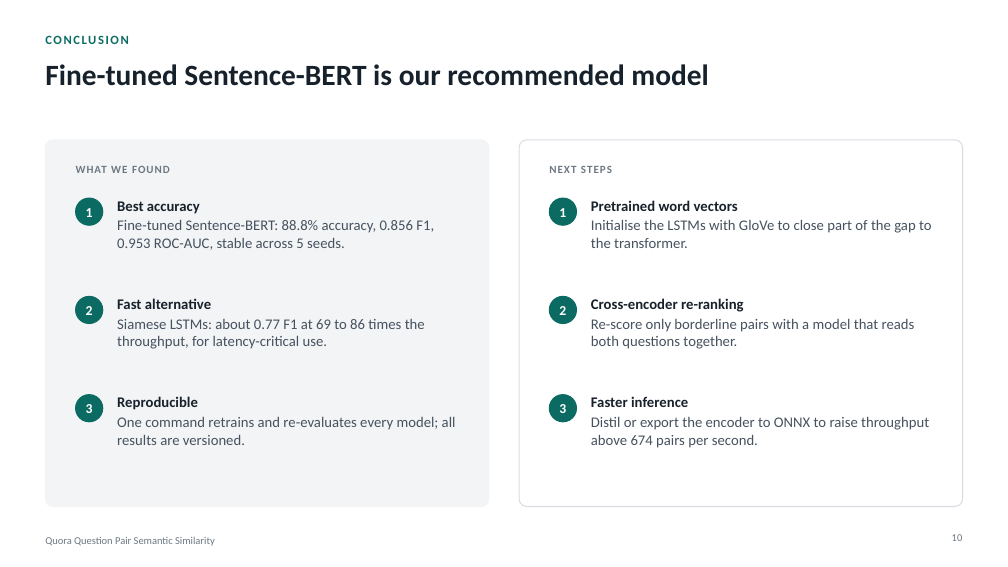
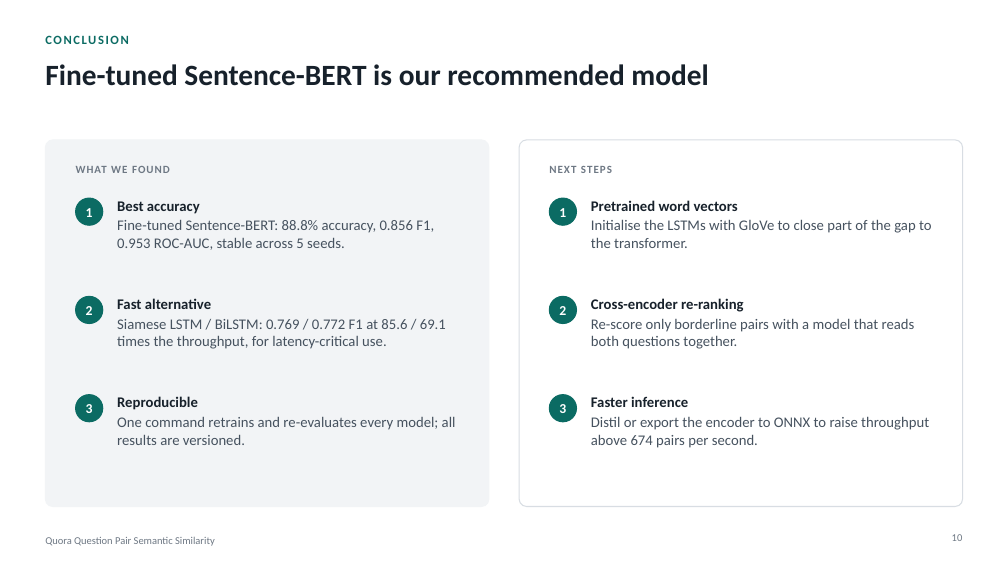
Before and after one commit to SaiPraneeth9955/quora-duplicate-question-detection, a slide deck: slide 10 of presentation/QQP_Duplicate_Question_Detection.pptx. Drawn at 1008x567 pixels with LibreOffice and Linux fonts; fonts in the diff are those of the drawing. Boxes give left, top, right and bottom in pixels: in the first picture for what was removed or moved away, otherwise in the second. Text is boxed around its words. In the diff, an @@ line names an element or a change of style, - is before the commit and + after.

Commit message:
Replace approximate figures with exact values from the results
Fix the false 'under six minutes' LSTM training claim (max run 6.46 min), and state exact gaps, p-values, parameter counts, speed ratios and total run time.

```diff
--- a/presentation/QQP_Duplicate_Question_Detection.pptx
+++ b/presentation/QQP_Duplicate_Question_Detection.pptx
@@ text at box(117, 319, 446, 349): text changed @@
-Siamese LSTMs: about 0.77 F1 at 69 to 86 times the throughput, for latency-critical use.
+Siamese LSTM / BiLSTM: 0.769 / 0.772 F1 at 85.6 / 69.1 times the throughput, for latency-critical use.
```
Also in this commit, not shown: 2 other slides changed, 1 other file.
